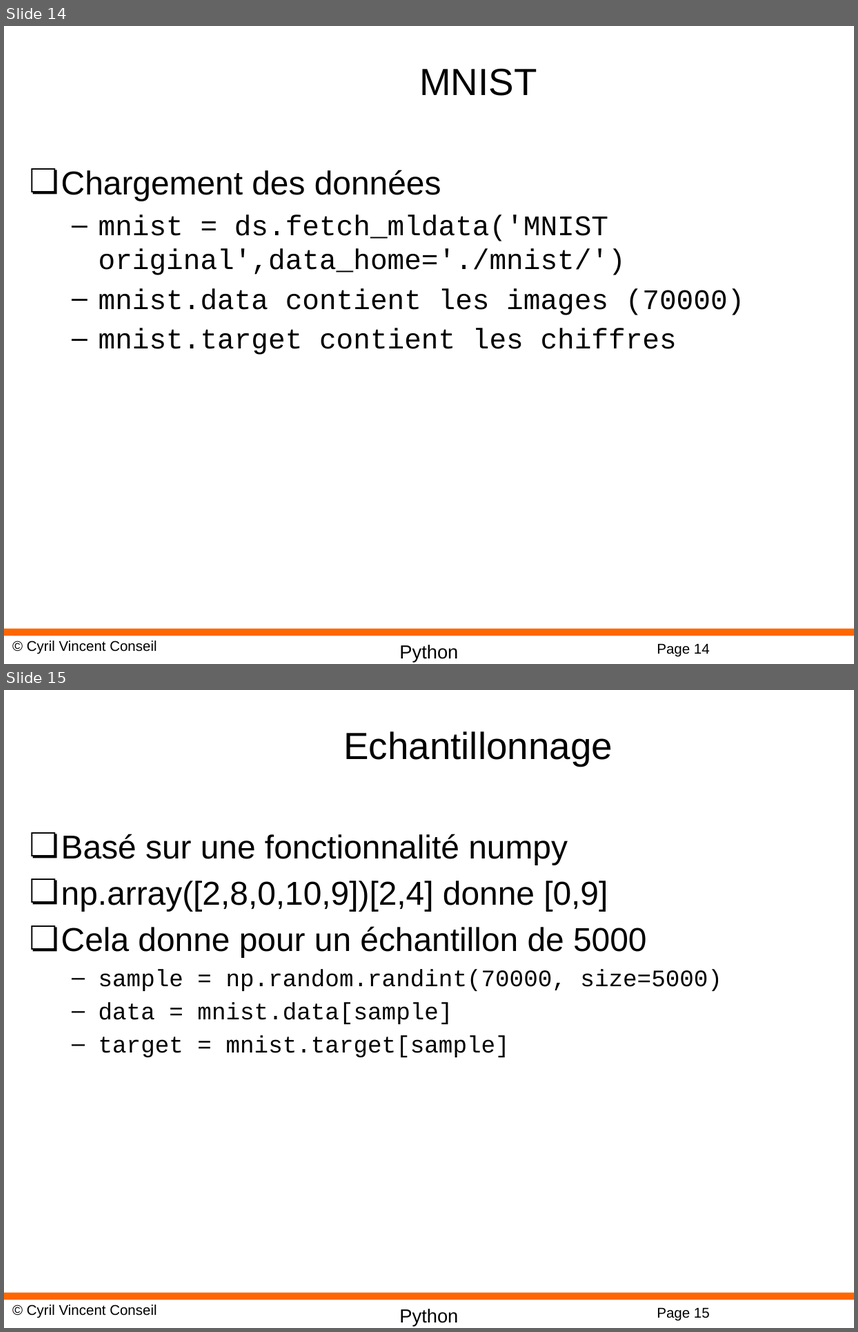
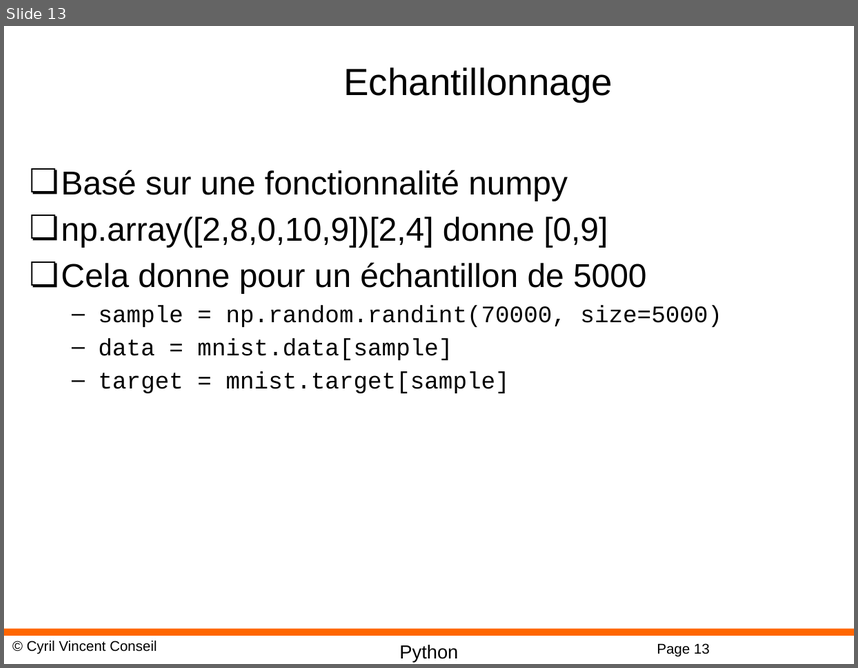
Before and after one commit to cyrilvincent/ML, a slide deck: PPT/MachineLearning13-ScikitLearn.pptx. Shown one above the other, each under a label of ours: slides 14 and 15 before the commit, slide 13 after it. The pictures are 858x1332 and 858x668 pixels, drawn with LibreOffice and Linux fonts; fonts in the diff are those of the drawing; background and template pictures are left out. Boxes give left, top, right and bottom in pixels: in the first picture for what was removed or moved away, otherwise in the second. Text is boxed around its words. In the diff, an @@ line names an element or a change of style, - is before the commit and + after.

```diff
--- a/PPT/MachineLearning13-ScikitLearn.pptx
+++ b/PPT/MachineLearning13-ScikitLearn.pptx
@@ slide 14 removed at bbox=[4, 26, 854, 664], background #FFFFFF; not listed: 4 template elements that a slide beside it also shows @@
@@ title removed at bbox=[419, 68, 537, 96] @@
-MNIST
@@ text removed at bbox=[61, 170, 745, 354] @@
-❏ Chargement des données
-  – mnist = ds.fetch_mldata('MNIST original',data_home='./mnist/')
-  – mnist.data contient les images (70000)
-  – mnist.target contient les chiffres
@@ what was slide 15 is now slide 13 @@
@@ page number at bbox=[657, 643, 710, 657]: text changed @@
-Page 15
+Page 13
```
Also in this commit, not shown: 1 slide changed, 1 other slide removed, 19 other files.
